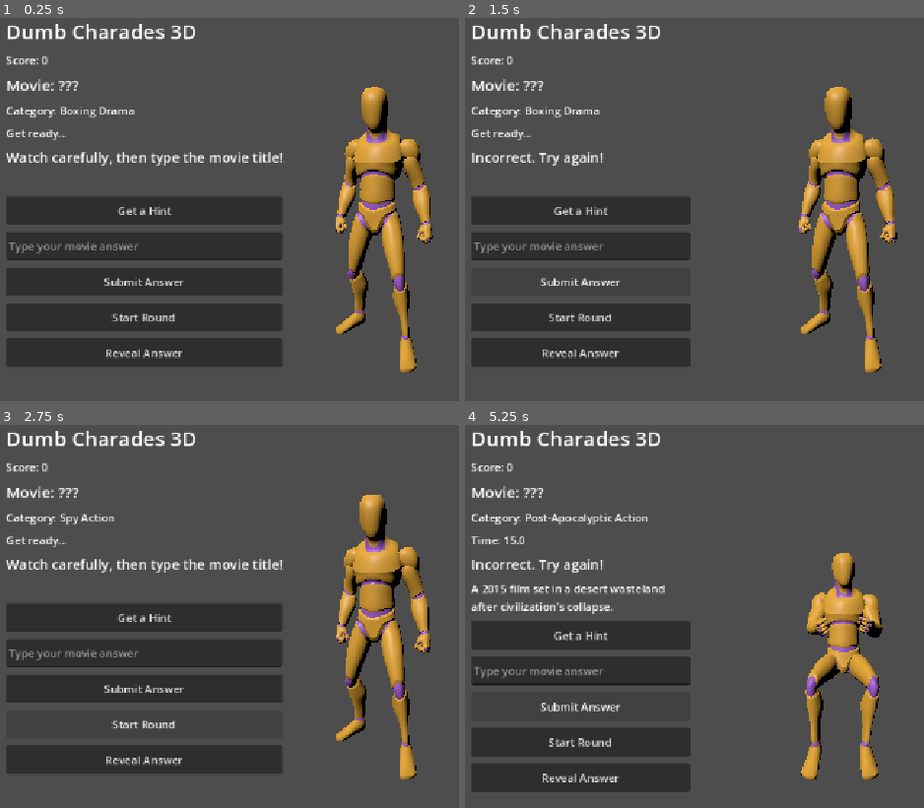
Above: before the commit, frames 1-4 (two rows, left to right).
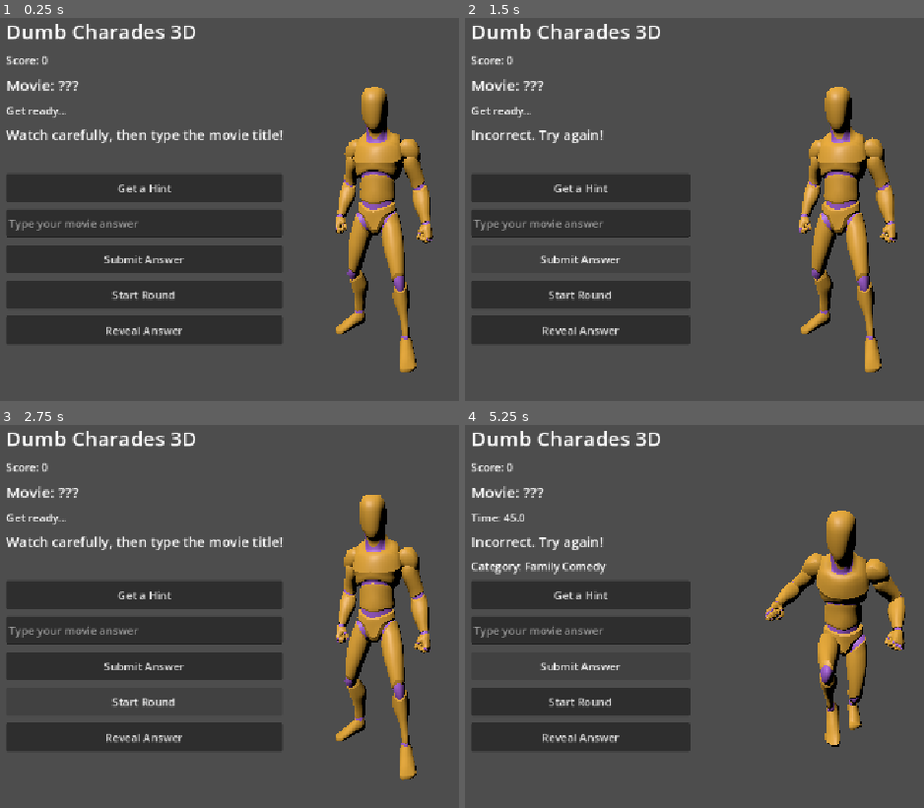
Above: after the commit, the same moments.

Repository: ramakrishna1410/dumbcharadesgodot
Game: Godot game, scene res://scenes/main_3d_ual.tscn
The game is run twice, just before and just after one commit, with the same random seed, the same clock (stepped at 60 frames per second) and the same inputs.
Inputs:
- Up to frame 1 (0.25 s): no input
- Up to frame 2 (1.5 s): click "Submit Answer" at 0.5 s; click "Submit Answer" at 1.25 s
- Up to frame 3 (2.75 s): click "Start Round" at 2 s
- Up to frame 4 (5.25 s): click "Start Round" at 2.75 s; click "Start Round" at 3.5 s; click "Get a Hint" at 4.25 s; click "Submit Answer" at 5 s

The runs differ from the first frame. In frame 1, 18% of the frame differs, in the area x 1-62%, y 23-92%; in frame 2, 12%; in frame 3, 16%; in frame 4, 22%, in the area x 1-96%, y 22-96%.

Commit message:
Longer timer, seamless jump, gated category, expanded offline clue pack
- Extend round timer from 15s to 45s.
- Exempt the jump_start/jump/jump_landing trio from the action pacing
  cap so it always plays through to a landed pose, and cross-blend all
  action transitions for a smoother look.
- Fold the category into the hint list as the first (cheapest) hint
  instead of showing it for free; score tapers 4/3/2/1 by hints used.
- Add 4 more movies (Speed, Saturday Night Fever, John Wick, Home
  Alone) to the offline clue pack, built from the clip vocabulary
  already confirmed working, including the previously-unused dance
  clip.

Co-Authored-By: Claude Sonnet 5 <noreply@anthropic.com>
Claude-Session: https://claude.ai/code/session_01Y8X2xr5vc4b4fP7vVJst4u

Diff:
--- a/scripts/main_3d.gd
+++ b/scripts/main_3d.gd
@@ -3,7 +3,6 @@
 @onready var animation_player: AnimationPlayer = $Blake/AnimationPlayer
 
 var movie_title_label: Label
-var category_label: Label
 var action_label: Label
 var hint_label: Label
 var hint_button: Button
@@ -13,13 +12,19 @@
 var reveal_button: Button
 
 const ACTION_DURATION := 2.2
+const ACTION_BLEND_TIME := 0.15
 const MATCH_SIMILARITY_THRESHOLD := 0.9
+
+# These clips must always play start-to-finish uninterrupted so the jump reaches
+# its landing pose instead of getting cut off mid-air by ACTION_DURATION.
+const UNCAPPED_ACTIONS := ["jump_start", "jump", "jump_landing"]
 
 var secret_movie: Dictionary
 var movie_actions: Array
 var sequence_index := 0
 var action_elapsed := 0.0
-var time_left := 15.0
+var current_action_name := "idle"
+var time_left := 45.0
 var intro_time := 0.0
 var score := 0
 var round_running := false
@@ -80,9 +85,10 @@
 
 	# Cap how long any single clip (e.g. the long "Driving" clip) can hold the
 	# clue, so the action sequence keeps cycling at a steady, repetitive pace.
+	# The jump trio is exempt so it always plays through to a landed pose.
 	action_elapsed += delta
 
-	if action_elapsed >= ACTION_DURATION:
+	if action_elapsed >= ACTION_DURATION and not UNCAPPED_ACTIONS.has(current_action_name):
 		advance_action()
 
 	time_left -= delta
@@ -119,9 +125,6 @@
 	movie_title_label.add_theme_font_size_override("font_size", 22)
 	panel.add_child(movie_title_label)
 
-	category_label = Label.new()
-	panel.add_child(category_label)
-
 	timer_label = Label.new()
 	panel.add_child(timer_label)
 
@@ -171,14 +174,13 @@
 
 	sequence_index = 0
 	action_elapsed = 0.0
-	time_left = 15.0
+	time_left = 45.0
 	intro_time = 1.5
 	round_running = true
 	round_answered = false
 	hints_revealed = 0
 
 	movie_title_label.text = "Movie: ???"
-	category_label.text = "Category: " + str(secret_movie["category"])
 	action_label.text = "Watch carefully, then type the movie title!"
 	hint_label.text = ""
 	hint_button.disabled = false
@@ -200,7 +202,7 @@
 		or text_similarity(player_answer, correct_answer) >= MATCH_SIMILARITY_THRESHOLD
 
 	if is_match:
-		score += max(3 - hints_revealed, 1)
+		score += max(4 - hints_revealed, 1)
 		round_answered = true
 		round_running = false
 		action_label.text = "Correct!"
@@ -291,6 +293,7 @@
 func play_action(action_name: String) -> void:
 	var clip_name: String = clip_map.get(action_name, "Idle")
 	action_elapsed = 0.0
+	current_action_name = action_name
 
 	if animation_player.has_animation(clip_name):
-		animation_player.play(clip_name)
+		animation_player.play(clip_name, ACTION_BLEND_TIME)
--- a/scripts/movie_deck.gd
+++ b/scripts/movie_deck.gd
@@ -4,27 +4,43 @@
 const MOVIES = [
 	{
 		"title": "Rocky",
-		"category": "Boxing Drama",
-		"hints": ["Released in 1976, it won the Oscar for Best Picture.", "The hero trains by punching sides of beef and running up museum steps."],
+		"hints": ["Category: Boxing Drama", "Released in 1976, it won the Oscar for Best Picture.", "The hero trains by punching sides of beef and running up museum steps."],
 		"actions": ["attack_jab", "attack", "attack_jab", "attack", "run", "jump_start", "jump", "jump_landing"]
 	},
 	{
 		"title": "The Matrix",
-		"category": "Sci-Fi Action",
-		"hints": ["A 1999 film about a simulated reality called the Matrix.", "The hero dodges bullets in slow motion after taking a red pill."],
+		"hints": ["Category: Sci-Fi Action", "A 1999 film about a simulated reality called the Matrix.", "The hero dodges bullets in slow motion after taking a red pill."],
 		"actions": ["aim", "shoot", "roll", "aim", "roll", "shoot"]
 	},
 	{
 		"title": "Mad Max: Fury Road",
-		"category": "Post-Apocalyptic Action",
-		"hints": ["A 2015 film set in a desert wasteland after civilization's collapse.", "Most of the movie is one long car chase across the desert."],
+		"hints": ["Category: Post-Apocalyptic Action", "A 2015 film set in a desert wasteland after civilization's collapse.", "Most of the movie is one long car chase across the desert."],
 		"actions": ["drive", "run", "attack", "drive", "shoot", "run"]
 	},
 	{
 		"title": "Mission: Impossible",
-		"category": "Spy Action",
-		"hints": ["Based on a 1960s TV series about a secret agent team.", "The hero relies on gadgets and disguises to complete impossible missions."],
+		"hints": ["Category: Spy Action", "Based on a 1960s TV series about a secret agent team.", "The hero relies on gadgets and disguises to complete impossible missions."],
 		"actions": ["drive", "aim", "shoot", "reload", "aim", "shoot"]
+	},
+	{
+		"title": "Speed",
+		"hints": ["Category: Action Thriller", "A 1994 film where a city bus can't slow down below 50 mph.", "A cop must keep the speed up or a bomb on board will explode."],
+		"actions": ["drive", "run", "jump_start", "jump", "jump_landing", "drive"]
+	},
+	{
+		"title": "Saturday Night Fever",
+		"hints": ["Category: Dance Drama", "A 1977 film starring John Travolta as a Brooklyn disco dancer.", "The hero dreams of winning a local dance contest."],
+		"actions": ["dance", "dance", "run", "dance"]
+	},
+	{
+		"title": "John Wick",
+		"hints": ["Category: Assassin Action", "A 2014 film about a retired hitman pulled back for one last job.", "The story kicks off after the villains kill the hero's dog."],
+		"actions": ["aim", "shoot", "reload", "roll", "attack", "shoot"]
+	},
+	{
+		"title": "Home Alone",
+		"hints": ["Category: Family Comedy", "A 1990 film about a boy accidentally left behind during Christmas.", "He booby-traps his house against two bumbling burglars."],
+		"actions": ["run", "attack_jab", "roll", "jump_start", "jump", "jump_landing"]
 	}
 ]
 
